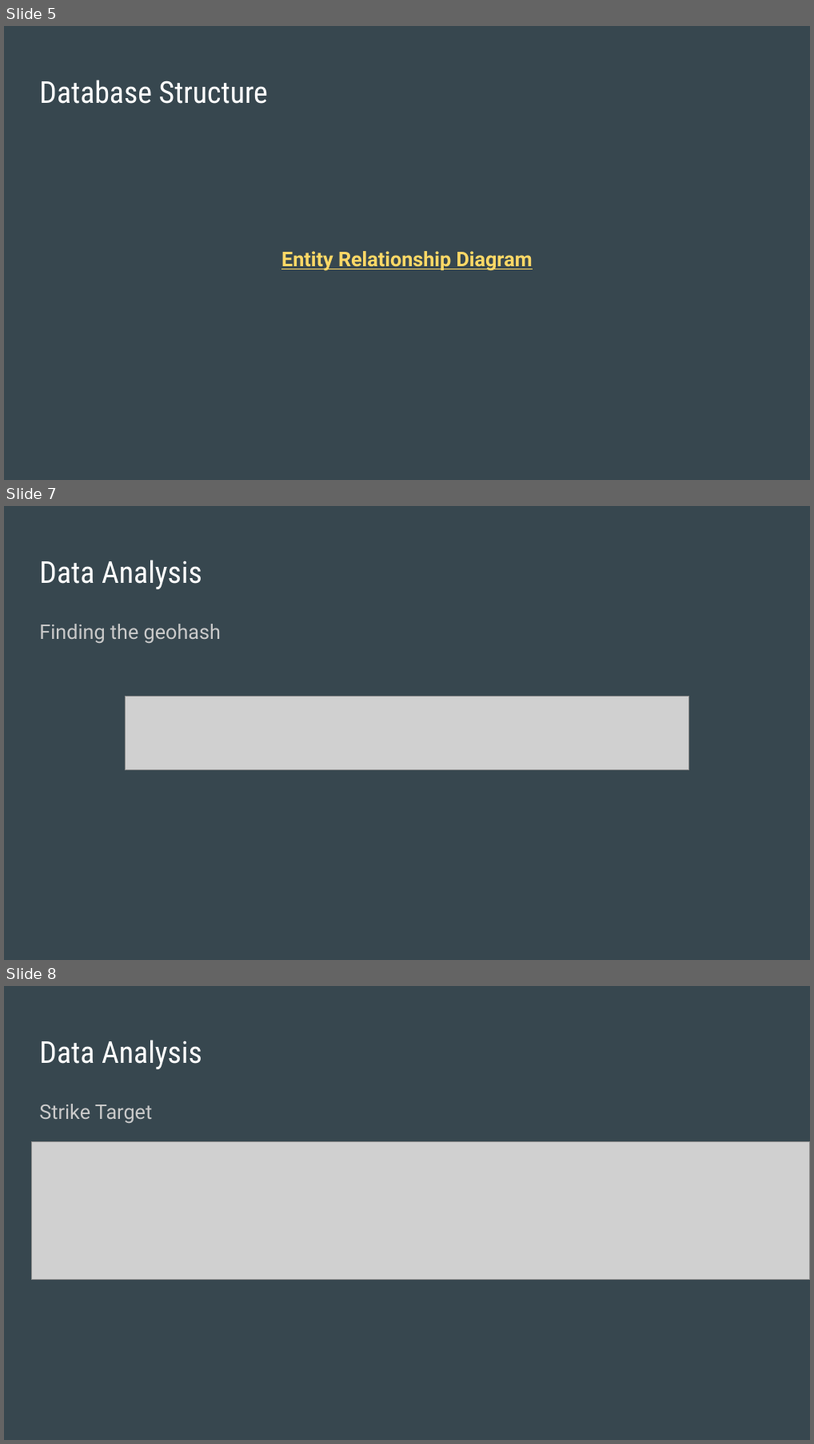
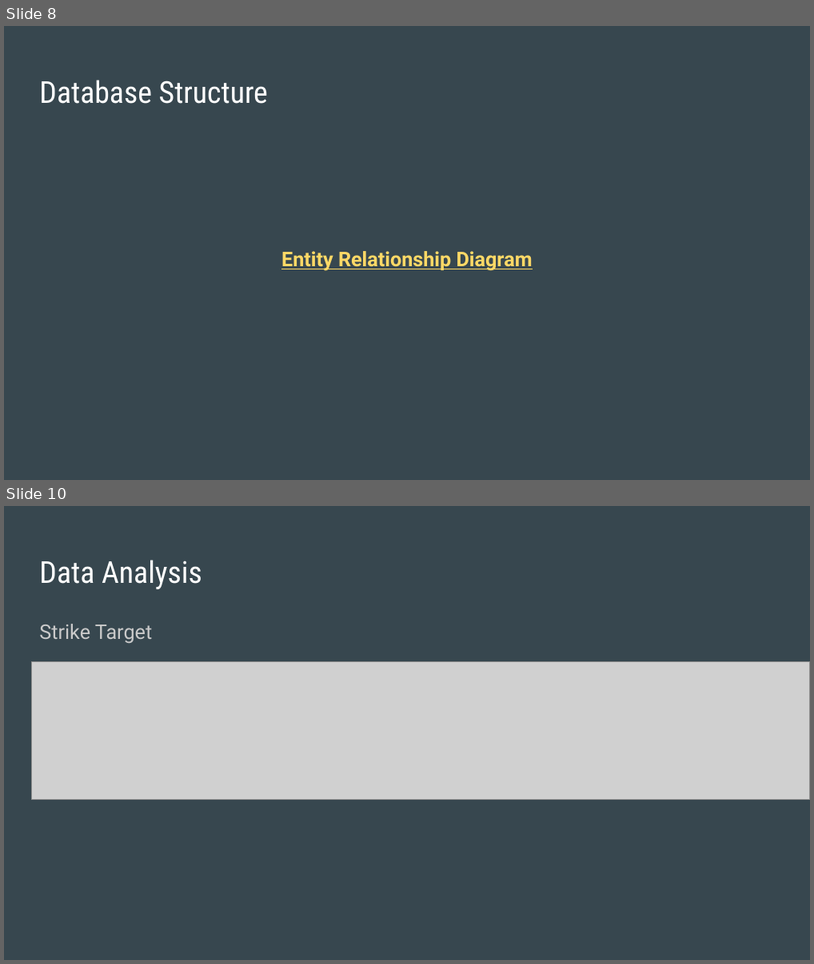
Before and after one commit to daniduce/Final-Project, a slide deck: Weather Patterns.pptx. Shown one above the other, each under a label of ours: slides 5, 7 and 8 before the commit, slides 8 and 10 after it; the slides between them are not shown. The pictures are 814x1444 and 814x964 pixels, drawn with LibreOffice and Linux fonts; fonts in the diff are those of the drawing; grey boxes stand for pictures. Boxes give left, top, right and bottom in pixels: in the first picture for what was removed or moved away, otherwise in the second. Text is boxed around its words. In the diff, an @@ line names an element or a change of style, - is before the commit and + after.

```diff
--- a/Weather Patterns.pptx
+++ b/Weather Patterns.pptx
@@ slide 7 removed at (4,506,810,960), background #37474F @@
@@ title removed at (39,560,202,589) @@
-Data Analysis
@@ text removed at (39,624,221,643) @@
-Finding the geohash
@@ picture removed at (125,696,690,770) @@
@@ what was slide 5 is now slide 8 @@
@@ what was slide 8 is now slide 10 @@
```
Also in this commit, not shown: 5 slides changed, 3 slides added.
